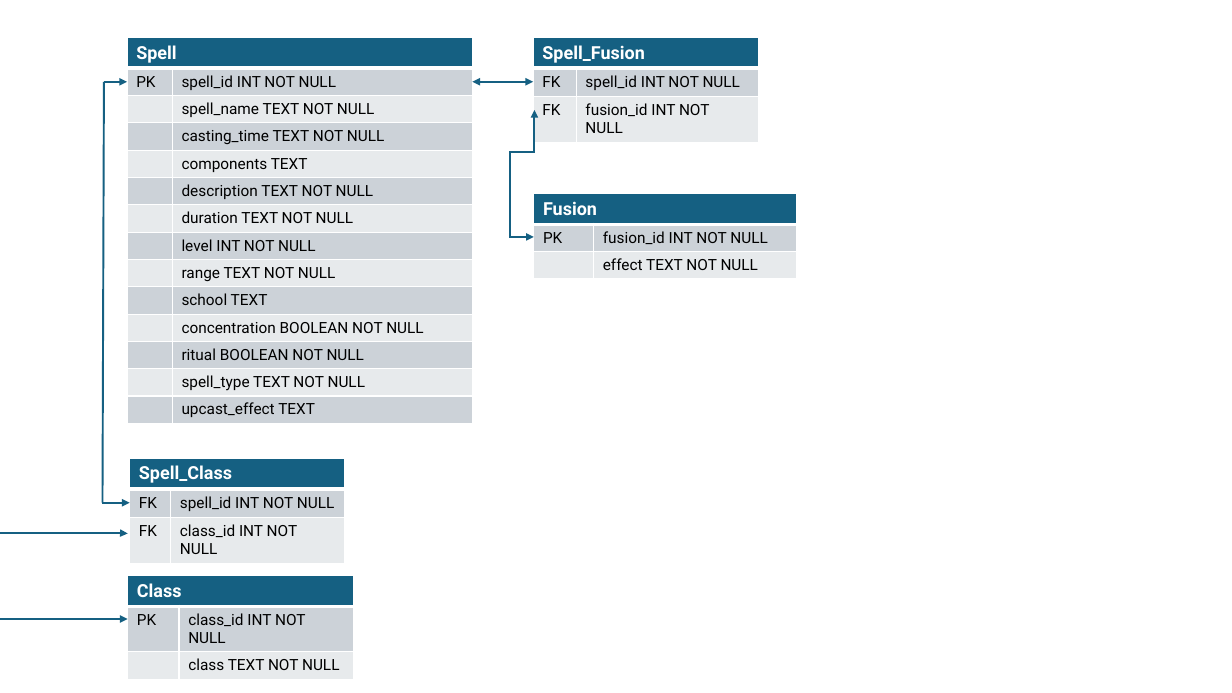
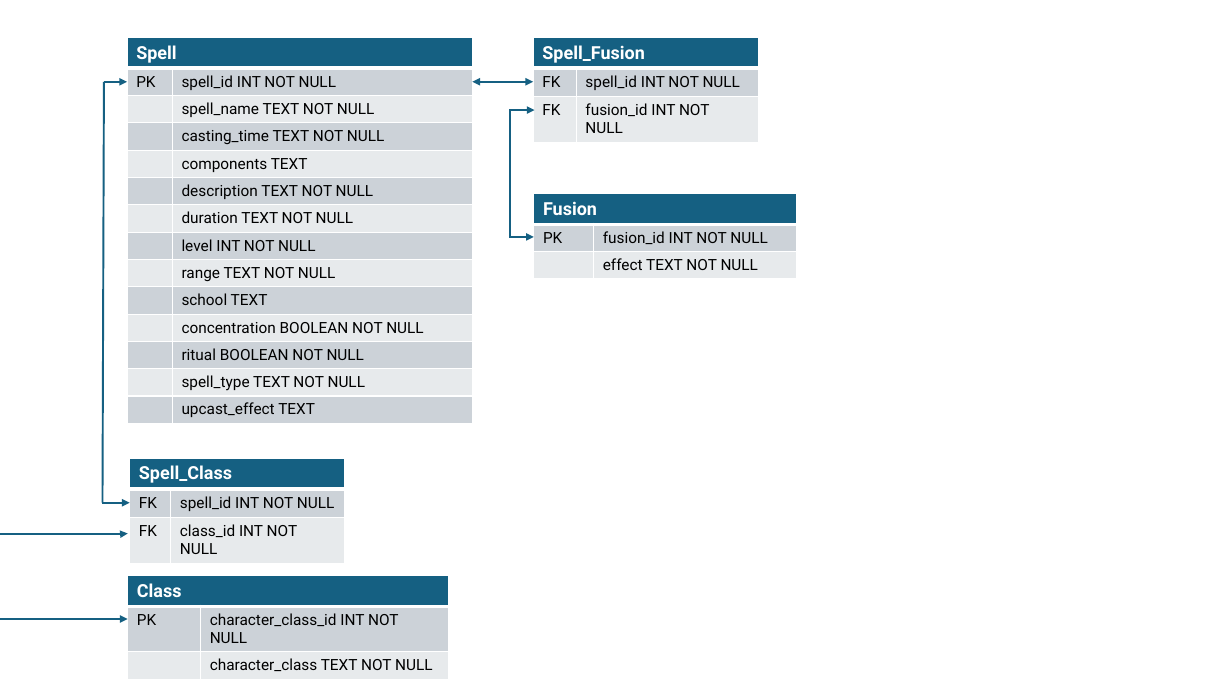
Before and after one commit to EbbyRaymundo/5e-spell-combo-tool, a slide deck: slide 1 of Spell database diagram.pptx. Drawn at 1232x693 pixels with LibreOffice and Linux fonts; fonts in the diff are those of the drawing. Boxes give left, top, right and bottom in pixels: in the first picture for what was removed or moved away, otherwise in the second. Text is boxed around its words. In the diff, an @@ line names an element or a change of style, - is before the commit and + after.

Commit message:
Added html table previews of tables for db
Decided to change naming of class_id to character_class_id. Decided to add html views of tables to be added to the database.

```diff
--- a/Spell database diagram.pptx
+++ b/Spell database diagram.pptx
@@ elbow double arrow (534, 110) - (534, 237): route changed @@
@@ table at [128, 576, 448, 675] @@
-row 2, column 2: class_id INT NOT NULL
+row 2, column 2: character_class_id INT NOT NULL
-row 3, column 2: class TEXT NOT NULL
+row 3, column 2: character_class TEXT NOT NULL
@@ table: place and size @@
-table at [128, 576, 354, 674]
+table at [128, 576, 448, 675]
```
Also in this commit, not shown: 5 other files.
